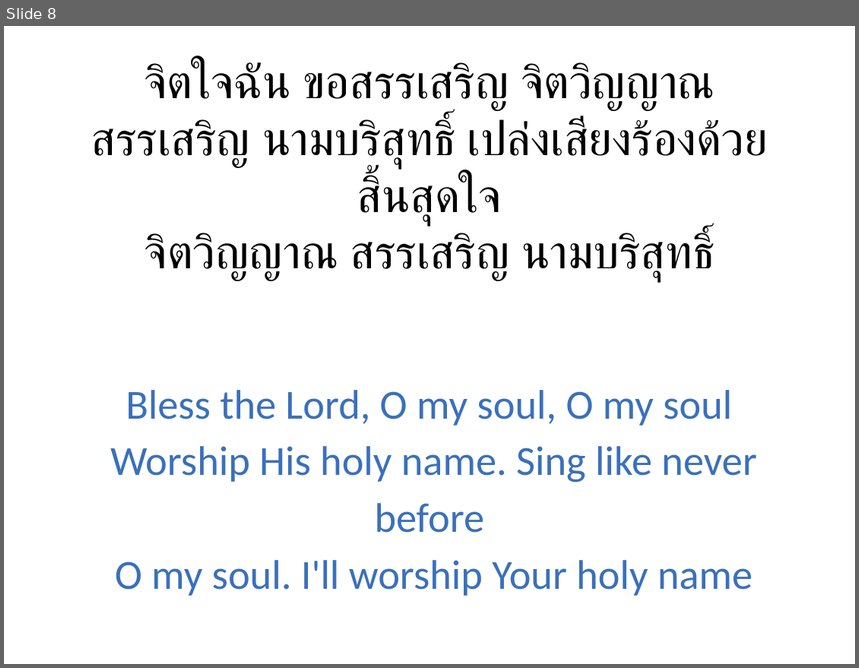
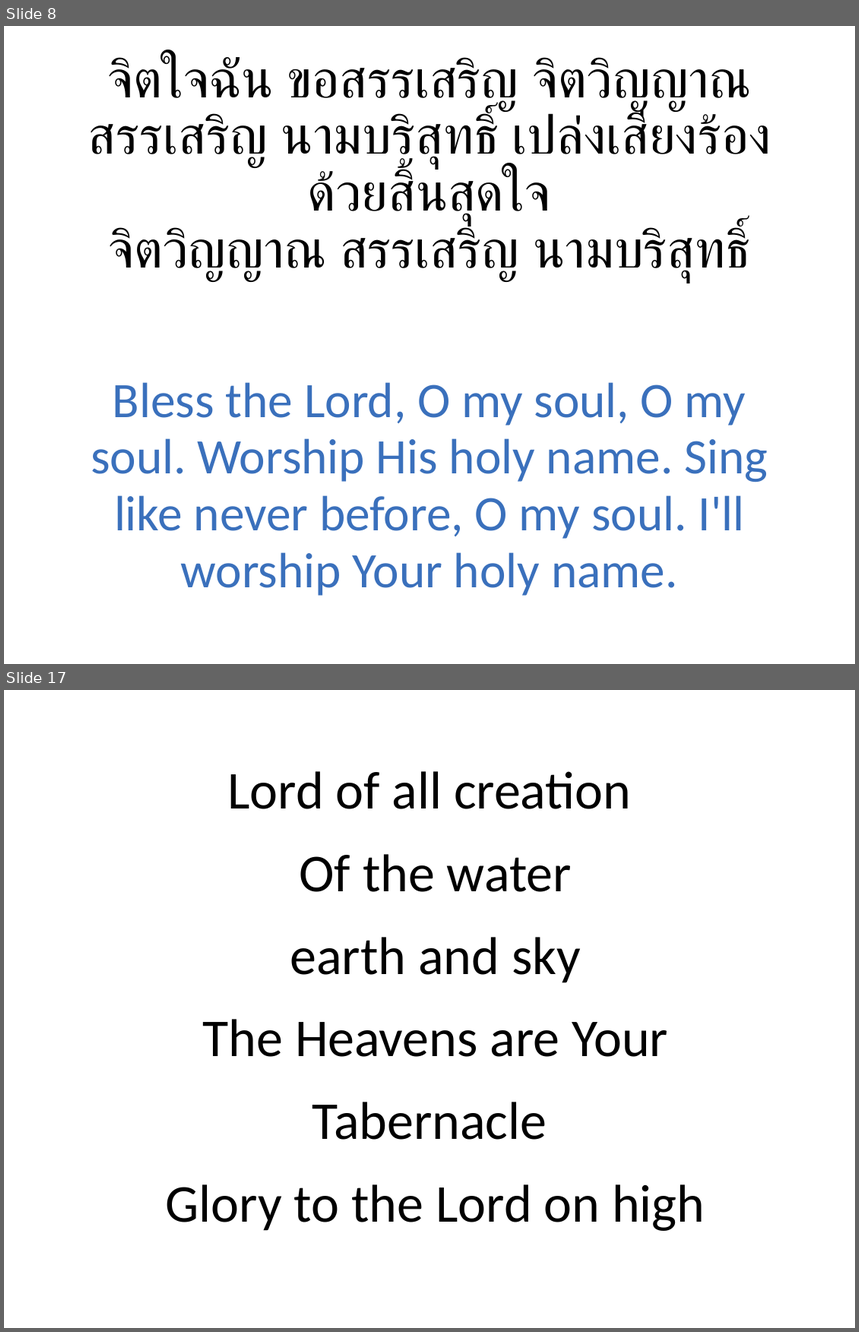
Before and after one commit to mightmay/songpptcreator, a slide deck: finishedppt/WorshipSongs.pptx. Shown one above the other, each under a label of ours: slide 8 before the commit, slides 8 and 17 after it; the slides between them are not shown. The pictures are 859x668 and 859x1332 pixels, drawn with LibreOffice and Linux fonts; fonts in the diff are those of the drawing. Boxes give left, top, right and bottom in pixels: in the first picture for what was removed or moved away, otherwise in the second. Text is boxed around its words. In the diff, an @@ line names an element or a change of style, - is before the commit and + after.

```diff
--- a/finishedppt/WorshipSongs.pptx
+++ b/finishedppt/WorshipSongs.pptx
@@ slide 17 added at (4,690,855,1328), background #FFFFFF @@
@@ text added at (166,771,705,1231), 45 pt, text #000000 @@
+Lord of all creation
+Of the water
+earth and sky
+The Heavens are Your Tabernacle
+Glory to the Lord on high
@@ slide 8 changed as well @@
@@ text "จิตใจฉัน ขอสรรเสริญ จิตวิญญาณ สรรเสริญ นามบริสุทธิ์ ..." at (88,56,772,282): size 40 to 45 pt @@
@@ text at (91,382,768,596): text changed; size 35 to 42 pt @@
-Bless the Lord, O my soul, O my soul
-Worship His holy name. Sing like never before
-O my soul. I'll worship Your holy name
+Bless the Lord, O my soul, O my soul. Worship His holy name. Sing like never before, O my soul. I'll worship Your holy name.
```
Also in this commit, not shown: 6 other slides changed, 28 other slides added, 2 other files.
